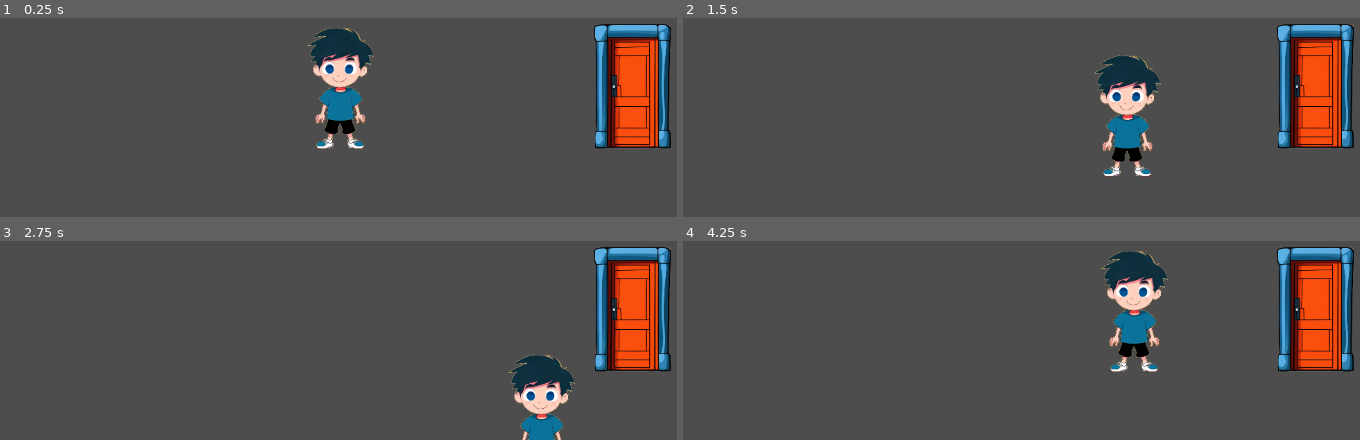
Above: before the commit, frames 1-4 (two rows, left to right).
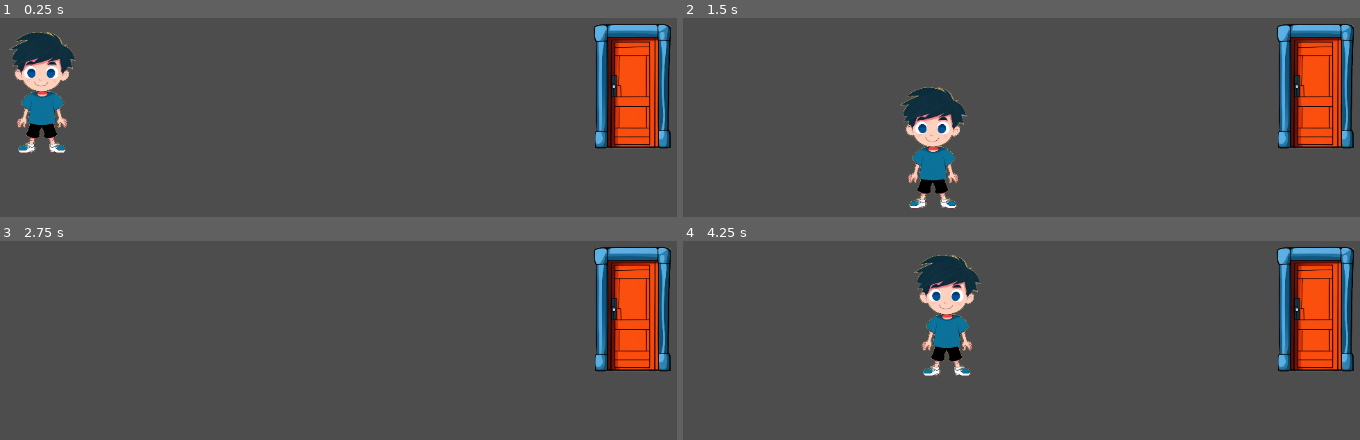
Above: after the commit, the same moments.

Repository: Griiimon/Door-to-next-Level
Game: Godot game, scene res://main.tscn
Same seed, same stepped clock (60 frames per second), same inputs: the game is played once before the commit and once after it.
Inputs:
- Up to frame 1 (0.25 s): no input
- Up to frame 2 (1.5 s): tap Enter at 0.5 s; hold Right (ui_right) 0.53-1.28 s; hold Down (ui_down) from 1.28 s (still down)
- Up to frame 3 (2.75 s): release Down (ui_down) at 2.03 s; hold Right (ui_right) from 2.03 s (still down)
- Up to frame 4 (4.25 s): release Right (ui_right) at 2.78 s; hold Up (ui_up) 2.78-3.53 s; hold Left (ui_left) from 3.53 s (still down)

The runs differ from the first frame. In frame 1, 7.0% of the frame differs, in the area x 1-56%, y 5-69%; in frame 2, 7.0%, in the area x 32-71%, y 18-96%; in frame 3, 2.7%; in frame 4, 7.0%.

Commit message:
Changed doors exports

Diff:
--- a/levels/level_1.tscn
+++ b/levels/level_1.tscn
@@ -5,13 +5,20 @@
 
 [node name="Level 1" type="Node2D"]
 script = ExtResource("1_t1snj")
-next_level_path = "res://levels/level_2.tscn"
 
 [node name="Room" type="Node2D" parent="."]
 
 [node name="Door" parent="Room" instance=ExtResource("2_f8mnn")]
 position = Vector2(986, 458)
-portal_to_next_level = true
+level_file_path = "res://levels/level_2.tscn"
 
-[node name="Spawn Position" type="Node2D" parent="."]
-position = Vector2(566, 464)
+[node name="Spawn Positions" type="Node" parent="."]
+
+[node name="Spawn Position 1" type="Node2D" parent="Spawn Positions"]
+position = Vector2(136, 470)
+
+[node name="Spawn Position 2" type="Node2D" parent="Spawn Positions"]
+position = Vector2(871, 464)
+
+[node name="Spawn Position 3" type="Node2D" parent="Spawn Positions"]
+position = Vector2(532, 122)
--- a/levels/level_2.tscn
+++ b/levels/level_2.tscn
@@ -5,13 +5,20 @@
 
 [node name="Level 2" type="Node2D"]
 script = ExtResource("1_heun6")
-previous_level_path = "res://levels/level_1.tscn"
 
 [node name="Room" type="Node2D" parent="."]
 
 [node name="Door" parent="Room" instance=ExtResource("2_3soom")]
 position = Vector2(132, 466)
-portal_to_previous_level = true
+level_file_path = "res://levels/level_1.tscn"
+level_spawn_position_index = 1
 
-[node name="Spawn Position" type="Node2D" parent="."]
-position = Vector2(566, 464)
+[node name="Door2" parent="Room" instance=ExtResource("2_3soom")]
+position = Vector2(520, 138)
+level_file_path = "res://levels/level_1.tscn"
+level_spawn_position_index = 2
+
+[node name="Spawn Positions" type="Node" parent="."]
+
+[node name="Spawn Position 1" type="Node2D" parent="Spawn Positions"]
+position = Vector2(230, 480)
--- a/player.tscn
+++ b/player.tscn
@@ -9,6 +9,7 @@
 [node name="Player" type="CharacterBody2D"]
 position = Vector2(351, 292)
 script = ExtResource("1_37qgo")
+speed = 400
 
 [node name="Sprite2D" type="Sprite2D" parent="."]
 scale = Vector2(0.4, 0.4)
--- a/project.godot
+++ b/project.godot
@@ -11,6 +11,7 @@
 [application]
 
 config/name="Door to next Level"
+config/tags=PackedStringArray("demo")
 run/main_scene="res://main.tscn"
 config/features=PackedStringArray("4.2", "GL Compatibility")
 config/icon="res://textures/closed door.png"
--- a/scripts/door.gd
+++ b/scripts/door.gd
@@ -1,10 +1,10 @@
 extends Area2D
 class_name Door
 
-# is this door a portal? to where?
-@export var portal_to_next_level:= false
-@export var portal_to_previous_level:= false
-
+# target level file path
+@export var level_file_path: String
+# target level spawn position index
+@export var level_spawn_position_index: int
 
 
 func _on_body_entered(_body):
--- a/scripts/global.gd
+++ b/scripts/global.gd
@@ -3,3 +3,8 @@
 
 # holds a reference to the currently loaded level
 var current_level: Level
+
+# set the spawn position index for the player for
+# the next level in here
+# (0= first spawn position)
+var player_spawn_position_index: int
--- a/scripts/level.gd
+++ b/scripts/level.gd
@@ -1,12 +1,10 @@
 extends Node2D
 class_name Level
 
-# file path to next and previous level
-@export var next_level_path: String
-@export var previous_level_path: String
+@onready var PlayerScene= preload("res://player.tscn")
 
+@onready var spawn_positions = $"Spawn Positions"
 
-@onready var PlayerScene= preload("res://player.tscn")
 
 func _init():
 	# register this level as current_level as soon as it is
@@ -17,7 +15,12 @@
 	# when this level is ready we create and add the player
 	var player= PlayerScene.instantiate()
 	# and move it to the given spawn position
-	player.position= $"Spawn Position".position
+	# by picking one of the children
+	# of the Node "Spawn Positions", via index
+
+	var spawn_node: Node2D= spawn_positions.get_child(Global.player_spawn_position_index)
+
+	player.position= spawn_node.position
 	add_child(player)
 
 
@@ -29,7 +32,4 @@
 	# so we can call get_parent().change_level()
 	# like this and it can't fail
 
-	if door.portal_to_next_level:
-		get_parent().change_level(next_level_path)
-	elif door.portal_to_previous_level:
-		get_parent().change_level(previous_level_path)
+	get_parent().change_level(door.level_file_path, door.level_spawn_position_index)
--- a/scripts/main.gd
+++ b/scripts/main.gd
@@ -5,16 +5,17 @@
 
 func _ready():
 	# main scene is empty initially, so we have to switch
-	# to the first level initially
-	change_level(initial_level)
+	# to the first level initially, first spawn position index
+	change_level(initial_level, 0)
 
-func change_level(new_scene_path: String):
+func change_level(new_scene_path: String, spawn_position_index: int):
 	# check if there is already a level loaded
 	# (will be the case unless we are loading the inital level)
 	if Global.current_level:
 		# and remove the currently loaded level
 		Global.current_level.queue_free()
 
+	Global.player_spawn_position_index= spawn_position_index
 	# create and add the new level
 	var new_level= load(new_scene_path).instantiate()
 	add_child(new_level)
